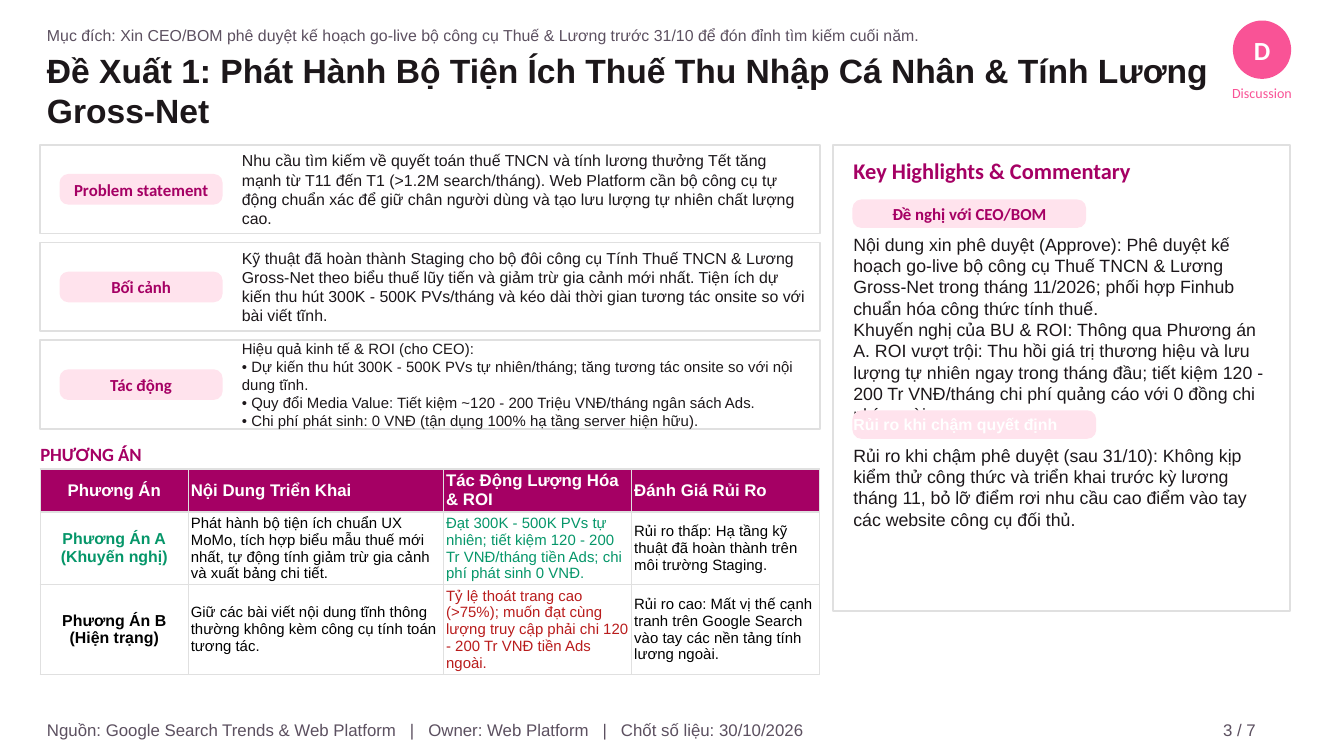
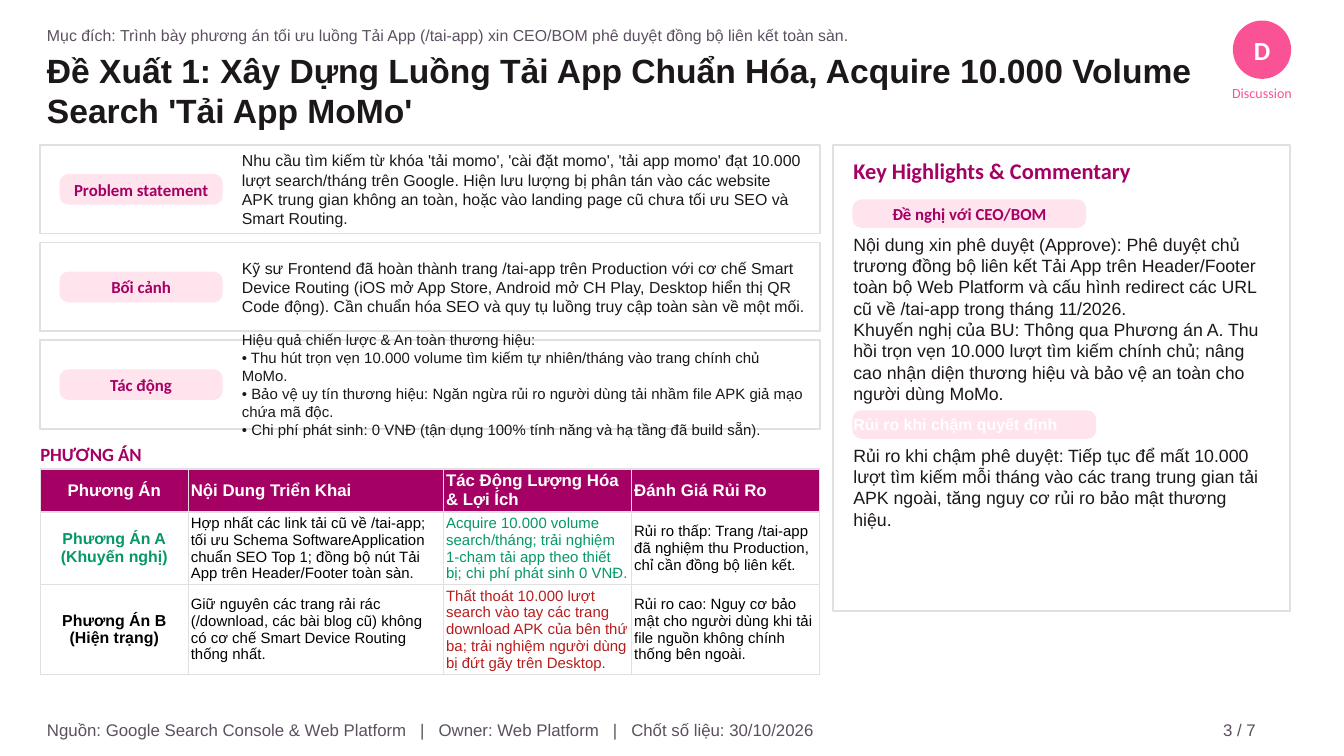
Before and after one commit to stormhoang/hienho-knowledgebase, a slide deck: slide 3 of 07_REPORTS/docs/presentations/Web_Platform_Thang_10_2026_Monthly_Report.pptx. Drawn at 1344x756 pixels with LibreOffice and Linux fonts; fonts in the diff are those of the drawing. Boxes give left, top, right and bottom in pixels: in the first picture for what was removed or moved away, otherwise in the second. Text is boxed around its words. In the diff, an @@ line names an element or a change of style, - is before the commit and + after.

```diff
--- a/07_REPORTS/docs/presentations/Web_Platform_Thang_10_2026_Monthly_Report.pptx
+++ b/07_REPORTS/docs/presentations/Web_Platform_Thang_10_2026_Monthly_Report.pptx
@@ text at (x1=47, y1=29, x2=848, y2=45): text changed @@
-Mục đích: Xin CEO/BOM phê duyệt kế hoạch go-live bộ công cụ Thuế & Lương trước 31/10 để đón đỉnh tìm kiếm cuối năm.
+Mục đích: Trình bày phương án tối ưu luồng Tải App (/tai-app) xin CEO/BOM phê duyệt đồng bộ liên kết toàn sàn.
@@ text at (x1=47, y1=56, x2=1191, y2=129): text changed @@
-Đề Xuất 1: Phát Hành Bộ Tiện Ích Thuế Thu Nhập Cá Nhân & Tính Lương Gross-Net
+Đề Xuất 1: Xây Dựng Luồng Tải App Chuẩn Hóa, Acquire 10.000 Volume Search 'Tải App MoMo'
@@ text at (x1=242, y1=154, x2=801, y2=228): text changed @@
-Nhu cầu tìm kiếm về quyết toán thuế TNCN và tính lương thưởng Tết tăng mạnh từ T11 đến T1 (>1.2M search/tháng). Web Platform cần bộ công cụ tự động chuẩn xác để giữ chân người dùng và tạo lưu lượng tự nhiên chất lượng cao.
+Nhu cầu tìm kiếm từ khóa 'tải momo', 'cài đặt momo', 'tải app momo' đạt 10.000 lượt search/tháng trên Google. Hiện lưu lượng bị phân tán vào các website APK trung gian không an toàn, hoặc vào landing page cũ chưa tối ưu SEO và Smart Routing.
@@ text at (x1=853, y1=237, x2=1258, y2=404): text changed @@
-Nội dung xin phê duyệt (Approve): Phê duyệt kế hoạch go-live bộ công cụ Thuế TNCN & Lương Gross-Net trong tháng 11/2026; phối hợp Finhub chuẩn hóa công thức tính thuế.
-Khuyến nghị của BU & ROI: Thông qua Phương án A. ROI vượt trội: Thu hồi giá trị thương hiệu và lưu lượng tự nhiên ngay trong tháng đầu; tiết kiệm 120 - 200 Tr VNĐ/tháng chi phí quảng cáo với 0 đồng chi phí ngoài.
+Nội dung xin phê duyệt (Approve): Phê duyệt chủ trương đồng bộ liên kết Tải App trên Header/Footer toàn bộ Web Platform và cấu hình redirect các URL cũ về /tai-app trong tháng 11/2026.
+Khuyến nghị của BU: Thông qua Phương án A. Thu hồi trọn vẹn 10.000 lượt tìm kiếm chính chủ; nâng cao nhận diện thương hiệu và bảo vệ an toàn cho người dùng MoMo.
@@ text at (x1=242, y1=261, x2=804, y2=316): text changed @@
-Kỹ thuật đã hoàn thành Staging cho bộ đôi công cụ Tính Thuế TNCN & Lương Gross-Net theo biểu thuế lũy tiến và giảm trừ gia cảnh mới nhất. Tiện ích dự kiến thu hút 300K - 500K PVs/tháng và kéo dài thời gian tương tác onsite so với bài viết tĩnh.
+Kỹ sư Frontend đã hoàn thành trang /tai-app trên Production với cơ chế Smart Device Routing (iOS mở App Store, Android mở CH Play, Desktop hiển thị QR Code động). Cần chuẩn hóa SEO và quy tụ luồng truy cập toàn sàn về một mối.
@@ text at (x1=242, y1=333, x2=803, y2=438): text changed @@
-Hiệu quả kinh tế & ROI (cho CEO):
-• Dự kiến thu hút 300K - 500K PVs tự nhiên/tháng; tăng tương tác onsite so với nội dung tĩnh.
-• Quy đổi Media Value: Tiết kiệm ~120 - 200 Triệu VNĐ/tháng ngân sách Ads.
-• Chi phí phát sinh: 0 VNĐ (tận dụng 100% hạ tầng server hiện hữu).
+Hiệu quả chiến lược & An toàn thương hiệu:
+• Thu hút trọn vẹn 10.000 volume tìm kiếm tự nhiên/tháng vào trang chính chủ MoMo.
+• Bảo vệ uy tín thương hiệu: Ngăn ngừa rủi ro người dùng tải nhầm file APK giả mạo chứa mã độc.
+• Chi phí phát sinh: 0 VNĐ (tận dụng 100% tính năng và hạ tầng đã build sẵn).
@@ text at (x1=853, y1=448, x2=1258, y2=529): text changed @@
-Rủi ro khi chậm phê duyệt (sau 31/10): Không kịp kiểm thử công thức và triển khai trước kỳ lương tháng 11, bỏ lỡ điểm rơi nhu cầu cao điểm vào tay các website công cụ đối thủ.
+Rủi ro khi chậm phê duyệt: Tiếp tục để mất 10.000 lượt tìm kiếm mỗi tháng vào các trang trung gian tải APK ngoài, tăng nguy cơ rủi ro bảo mật thương hiệu.
@@ table at (x1=40, y1=469, x2=820, y2=675) @@
-row 1, column 3: Tác Động Lượng Hóa & ROI
+row 1, column 3: Tác Động Lượng Hóa & Lợi Ích
-row 2: Phương Án A (Khuyến nghị) | Phát hành bộ tiện ích chuẩn UX MoMo, tích hợp biểu mẫu thuế mới nhất, tự động tính giảm trừ gia cảnh và xuất bảng chi tiết. | Đạt 300K - 500K PVs tự nhiên; tiết kiệm 120 - 200 Tr VNĐ/tháng tiền Ads; chi phí phát sinh 0 VNĐ. | Rủi ro thấp: Hạ tầng kỹ thuật đã hoàn thành trên môi trường Staging.
+row 2: Phương Án A (Khuyến nghị) | Hợp nhất các link tải cũ về /tai-app; tối ưu Schema SoftwareApplication chuẩn SEO Top 1; đồng bộ nút Tải App trên Header/Footer toàn sàn. | Acquire 10.000 volume search/tháng; trải nghiệm 1-chạm tải app theo thiết bị; chi phí phát sinh 0 VNĐ. | Rủi ro thấp: Trang /tai-app đã nghiệm thu Production, chỉ cần đồng bộ liên kết.
-row 3: Phương Án B (Hiện trạng) | Giữ các bài viết nội dung tĩnh thông thường không kèm công cụ tính toán tương tác. | Tỷ lệ thoát trang cao (>75%); muốn đạt cùng lượng truy cập phải chi 120 - 200 Tr VNĐ tiền Ads ngoài. | Rủi ro cao: Mất vị thế cạnh tranh trên Google Search vào tay các nền tảng tính lương ngoài.
+row 3: Phương Án B (Hiện trạng) | Giữ nguyên các trang rải rác (/download, các bài blog cũ) không có cơ chế Smart Device Routing thống nhất. | Thất thoát 10.000 lượt search vào tay các trang download APK của bên thứ ba; trải nghiệm người dùng bị đứt gãy trên Desktop. | Rủi ro cao: Nguy cơ bảo mật cho người dùng khi tải file nguồn không chính thống bên ngoài.
@@ text at (x1=47, y1=723, x2=813, y2=740): text changed @@
-Nguồn: Google Search Trends & Web Platform | Owner: Web Platform | Chốt số liệu: 30/10/2026
+Nguồn: Google Search Console & Web Platform | Owner: Web Platform | Chốt số liệu: 30/10/2026
```
Also in this commit, not shown: 1 other slide changed, 1 other file.
